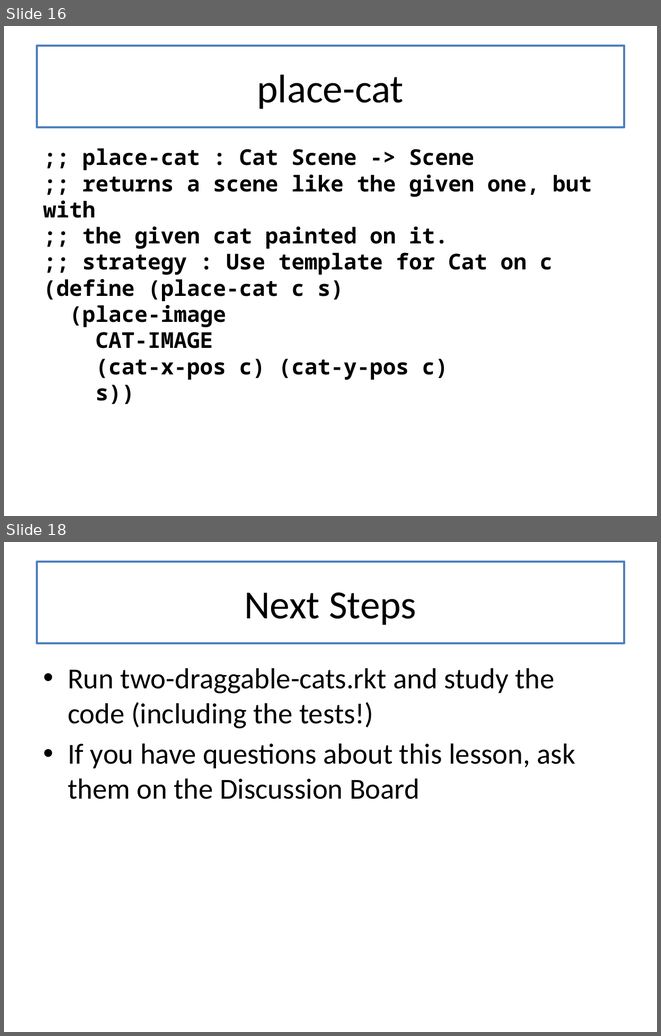
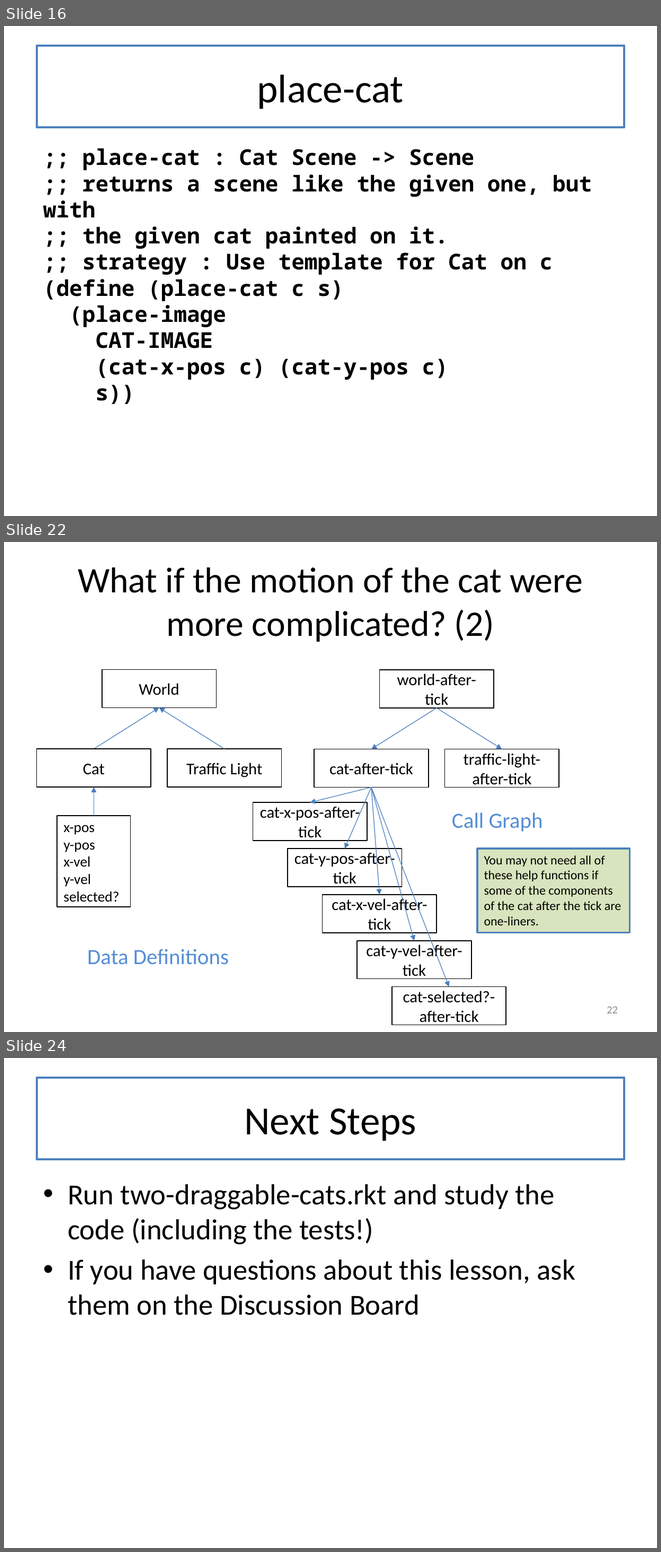
Before and after one commit to mwand/cs5010f16, a slide deck: Slides/Lesson 3.4 Two Draggable Cats.pptx. Shown one above the other, each under a label of ours: slides 16 and 18 before the commit, slides 16, 22 and 24 after it; the slides between them are not shown. The pictures are 661x1036 and 661x1552 pixels, drawn with LibreOffice and Linux fonts; fonts in the diff are those of the drawing. Boxes give left, top, right and bottom in pixels: in the first picture for what was removed or moved away, otherwise in the second. Text is boxed around its words. In the diff, an @@ line names an element or a change of style, - is before the commit and + after.

Commit message:
added slides about 'Program Structure follows Data Structure' to L3.4

```diff
--- a/Slides/Lesson 3.4 Two Draggable Cats.pptx
+++ b/Slides/Lesson 3.4 Two Draggable Cats.pptx
@@ slide 22 added at <box>4,542,657,1032</box>, background #FFFFFF @@
@@ title added at <box>37,559,624,641</box>, fill #FFFFFF, outline #4F81BD 2 pt, 39.6 pt, text #000000 @@
+What if the motion of the cat were more complicated? (2)
@@ rectangle added at <box>379,670,494,708</box>, outline #000000 1 pt, 18 pt, text #000000 @@
+world-after-tick
@@ group added at <box>37,669,282,787</box>: 3 rectangles, 2 arrows @@
+World
+Cat
+Traffic Light
@@ arrow added from (436, 708) to (371, 749), #4B7EBC 0.75 pt @@
@@ arrow added from (436, 708) to (502, 749), #4B7EBC 0.75 pt @@
@@ rectangle added at <box>314,749,429,787</box>, outline #000000 1 pt, 18 pt, text #000000 @@
+cat-after-tick
@@ rectangle added at <box>445,749,559,787</box>, outline #000000 1 pt, 18 pt, text #000000 @@
+traffic-light-after-tick
@@ arrow added from (94, 815) to (94, 787), #4B7EBC 0.75 pt @@
@@ arrow added from (371, 787) to (310, 803), #4B7EBC 0.75 pt @@
@@ arrow added from (371, 787) to (345, 848), #4B7EBC 0.75 pt @@
@@ arrow added from (371, 787) to (379, 894), #4B7EBC 0.75 pt @@
@@ arrow added from (371, 787) to (414, 941), #4B7EBC 0.75 pt @@
@@ arrow added from (371, 787) to (449, 987), #4B7EBC 0.75 pt @@
@@ rectangle added at <box>57,815,130,906</box>, outline #000000 1 pt, 16 pt, text #000000 @@
+x-pos
+y-pos
+x-vel
+y-vel
+selected?
@@ text added at <box>452,812,543,831</box>, 24 pt, text #558ED5 @@
+Call Graph
@@ group added at <box>253,803,506,1024</box>: 5 rectangles @@
+cat-x-pos-after-tick
+cat-x-vel-after-tick
+cat-y-vel-after-tick
+cat-selected?-after-tick
+cat-y-pos-after-tick
@@ rectangle added at <box>477,848,629,933</box>, fill #D7E4BD, outline #4F81BD 2 pt, 14 pt, text #000000 @@
+You may not need all of these help functions if some of the components of the cat after the tick are one-liners.
@@ text added at <box>87,949,229,964</box>, 24 pt, text #558ED5 @@
+Data Definitions
@@ page number added at <box>607,1006,618,1013</box>, 12 pt, text #8C8C8C @@
+22
@@ what was slide 18 is now slide 24 @@
```
Also in this commit, not shown: 1 slide changed, 5 other slides added.
